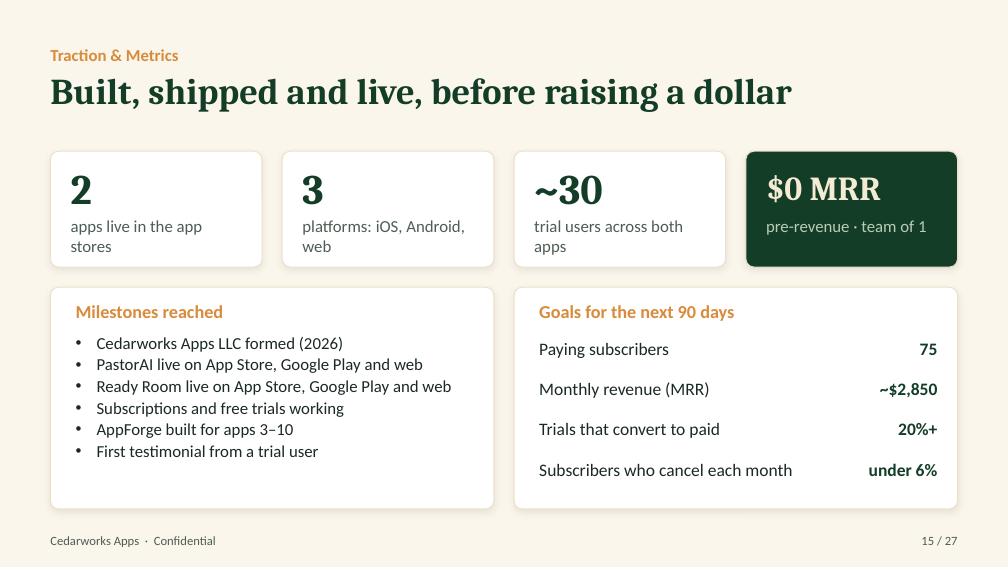
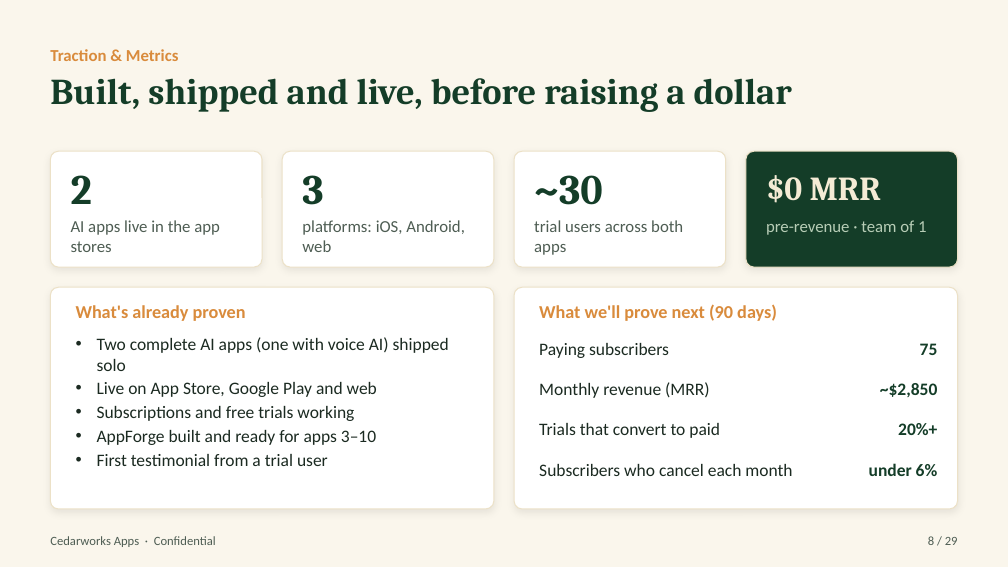
Before and after one commit to Pastorai1/Cedarworksapps, a slide deck: slide 8 of pitch-deck/Cedarworks-Apps-Pitch-Deck.pptx (slide 15 before the commit). Drawn at 1008x567 pixels with LibreOffice and Linux fonts; fonts in the diff are those of the drawing. Boxes give left, top, right and bottom in pixels: in the first picture for what was removed or moved away, otherwise in the second. Text is boxed around its words. In the diff, an @@ line names an element or a change of style, - is before the commit and + after.

```diff
--- a/pitch-deck/Cedarworks-Apps-Pitch-Deck.pptx
+++ b/pitch-deck/Cedarworks-Apps-Pitch-Deck.pptx
@@ text at (x1=71, y1=220, x2=220, y2=252): text changed @@
-apps live in the app stores
+AI apps live in the app stores
@@ text at (x1=76, y1=305, x2=246, y2=321): text changed @@
-Milestones reached
+What's already proven
@@ text at (x1=539, y1=304, x2=777, y2=321): text changed @@
-Goals for the next 90 days
+What we'll prove next (90 days)
@@ text at (x1=97, y1=337, x2=449, y2=397): text changed; size 12 to 12.5 pt @@
-• Cedarworks Apps LLC formed (2026)
-• PastorAI live on App Store, Google Play and web
-• Ready Room live on App Store, Google Play and web
+• Two complete AI apps (one with voice AI) shipped solo
+• Live on App Store, Google Play and web
@@ text at (x1=97, y1=406, x2=354, y2=466): size 12 to 12.5 pt in "Subscriptions and free trials working", "First testimonial from a trial user"; more space between paragraphs @@
@@ text at (x1=97, y1=430, x2=376, y2=445): text changed; size 12 to 12.5 pt @@
-• AppForge built for apps 3–10
+• AppForge built and ready for apps 3–10
@@ text at (x1=928, y1=536, x2=958, y2=545): text changed @@
-15 / 27
+8 / 29
```
Also in this commit, not shown: 23 other slides changed, 5 slides added, 3 slides removed, 4 other files.
